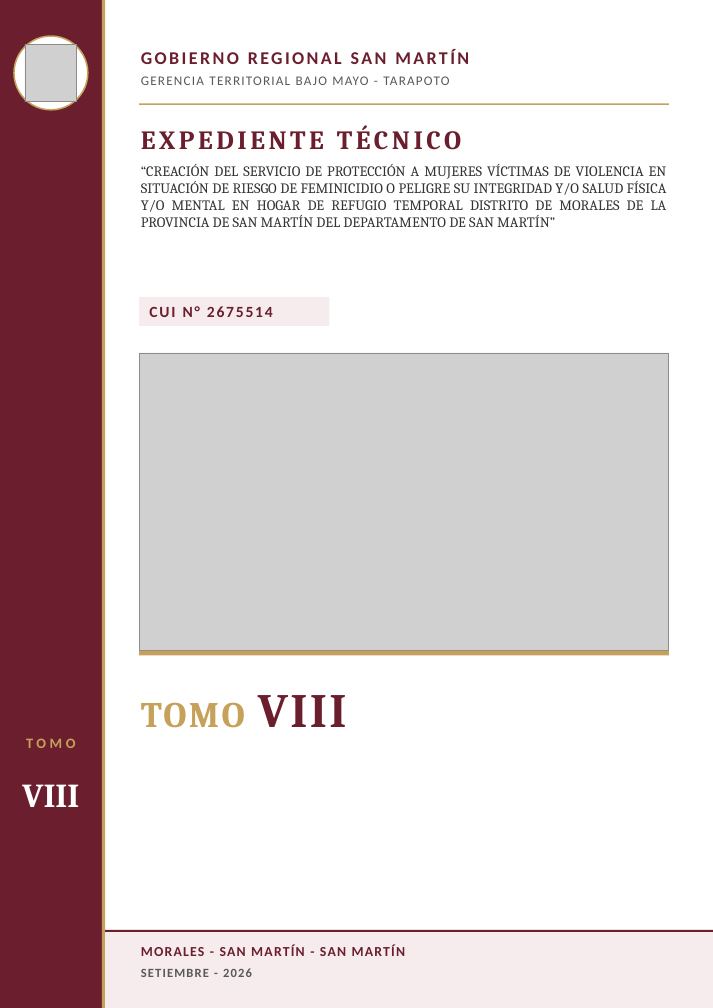
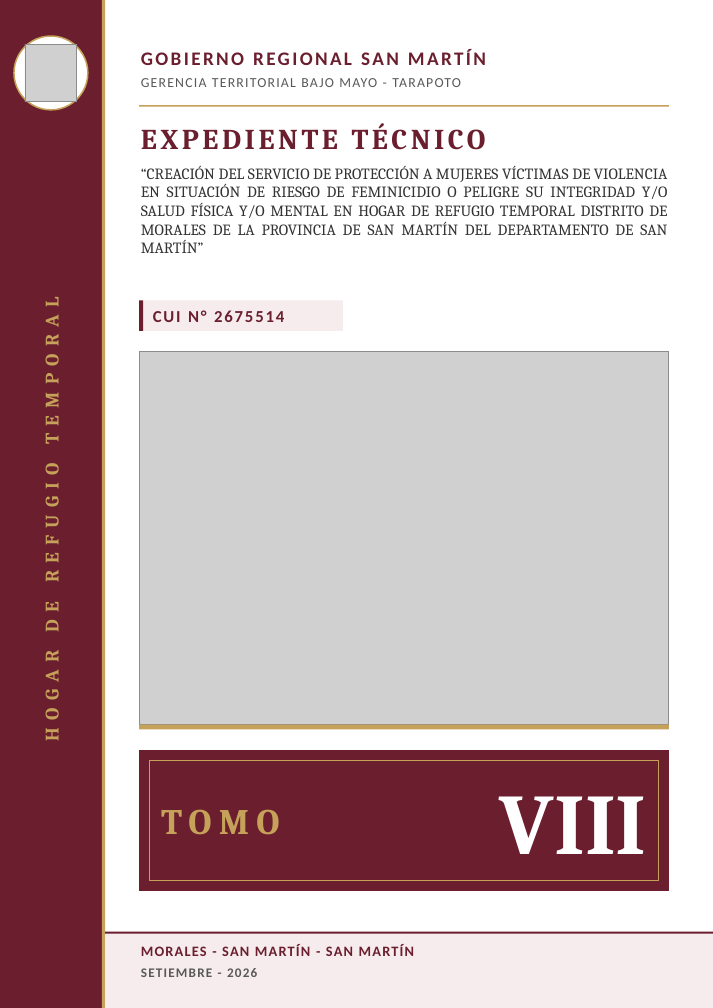
Before and after one commit to josedelcarmenpizarrosuarez10-debug/holaaa, a slide deck: slide 8 of entregables/CARATULAS_TOMOS_I_AL_X_HOGAR_REFUGIO.pptx. Drawn at 713x1008 pixels with LibreOffice and Linux fonts; fonts in the diff are those of the drawing; grey boxes stand for pictures. Boxes give left, top, right and bottom in pixels: in the first picture for what was removed or moved away, otherwise in the second. Text is boxed around its words. In the diff, an @@ line names an element or a change of style, - is before the commit and + after.

```diff
--- a/entregables/CARATULAS_TOMOS_I_AL_X_HOGAR_REFUGIO.pptx
+++ b/entregables/CARATULAS_TOMOS_I_AL_X_HOGAR_REFUGIO.pptx
@@ text "GOBIERNO REGIONAL SAN MARTÍN" at <box>141,49,486,65</box>: size 15 to 16 pt @@
@@ text "GERENCIA TERRITORIAL BAJO MAYO - ..." at <box>141,78,461,87</box>: size 11 to 11.5 pt @@
@@ text "EXPEDIENTE TÉCNICO" at <box>141,123,486,150</box>: size 22 to 24 pt @@
@@ text "“CREACIÓN DEL SERVICIO DE PROTECCIÓN ..." at <box>141,166,668,253</box>: size 12 to 13 pt @@
@@ text added at <box>38,315,63,739</box>, 16 pt, text #C5A15A, bold @@
+HOGAR DE REFUGIO TEMPORAL
@@ rectangle: place and size @@
-rectangle at <box>139,297,328,325</box>
+rectangle at <box>139,300,342,330</box>
@@ rectangle added at <box>139,300,143,330</box>, fill #6B1F2E @@
@@ text "CUI N° 2675514" at <box>153,310,284,322</box>: size 13 to 14 pt @@
@@ picture: place and size @@
-picture at <box>139,353,668,650</box>
+picture at <box>139,351,668,724</box>
@@ text removed at <box>141,695,347,728</box> @@
-TOMO VIII
@@ rectangle: place and size @@
-rectangle at <box>139,651,668,656</box>
+rectangle at <box>139,725,668,730</box>
@@ rectangle added at <box>139,750,668,891</box>, fill #6B1F2E @@
@@ rectangle added at <box>149,760,659,881</box>, outline #C5A15A 1 pt @@
@@ text "TOMO": place and size @@
-text "TOMO" at <box>26,738,75,748</box>
+text "TOMO" at <box>161,810,279,835</box>
@@ text "TOMO" at <box>161,810,279,835</box>: size 12 to 30 pt, font Calibri to Cambria, letter spacing 3 to 6 pt; alignment centre to left; vertical alignment top to middle @@
@@ text "VIII": place and size @@
-text "VIII" at <box>22,784,79,807</box>
+text "VIII" at <box>500,796,647,854</box>
@@ text "VIII" at <box>500,796,647,854</box>: size 28 to 72 pt; alignment centre to right @@
@@ text "MORALES - SAN MARTÍN - ..." at <box>141,944,414,956</box>: size 11.5 to 12 pt @@
@@ text "SETIEMBRE - 2026" at <box>141,968,257,977</box>: size 10.5 to 11 pt @@
```
Also in this commit, not shown: 9 other slides changed, 3 other files.
